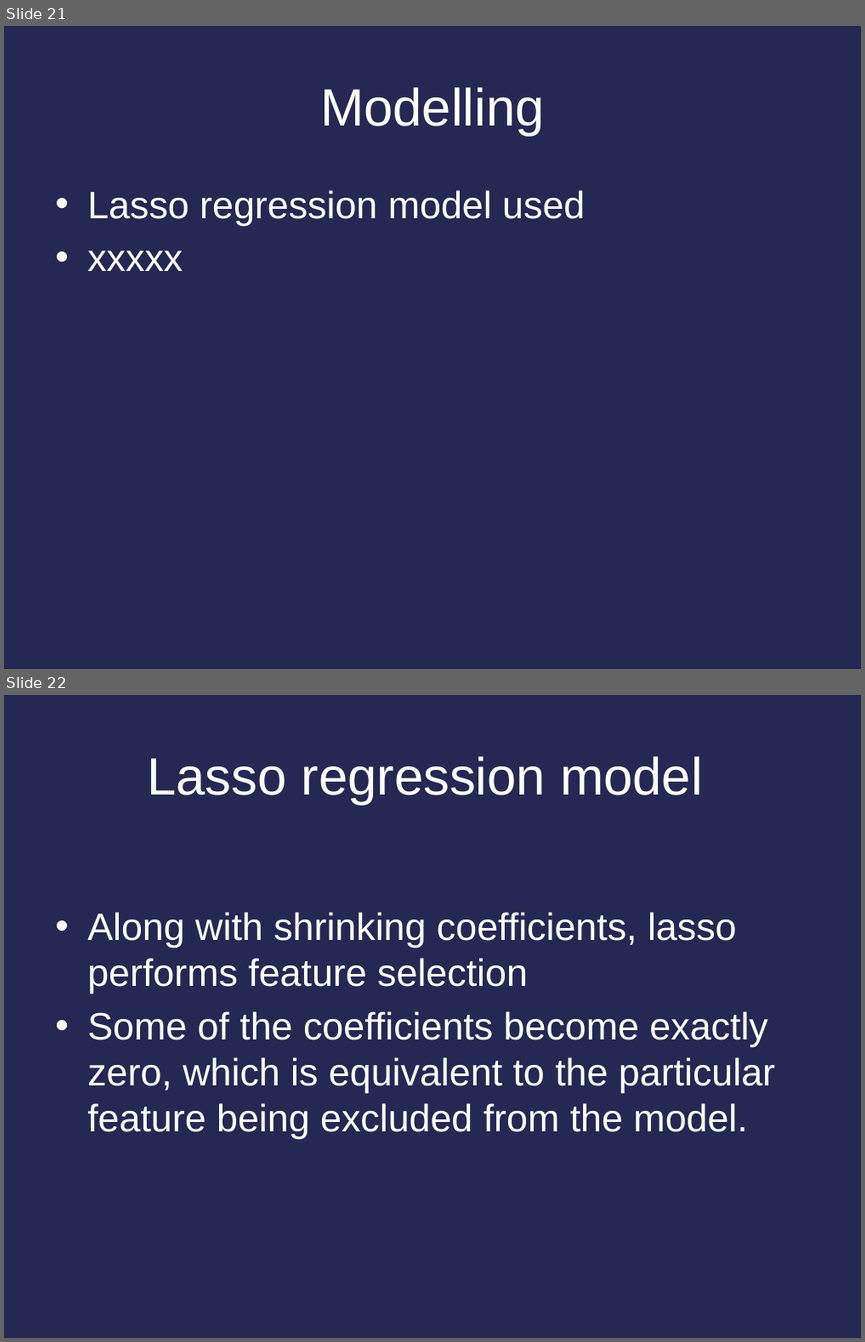
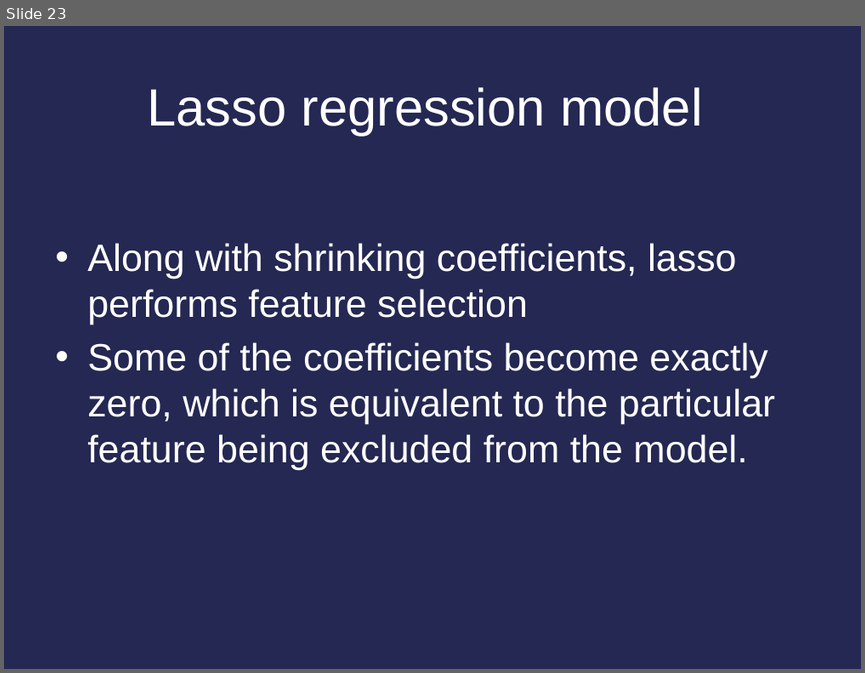
Before and after one commit to cfrandall2/CarolynProject, a slide deck: Carolyn_Randall_DSProject.pptx. Shown one above the other, each under a label of ours: slides 21 and 22 before the commit, slide 23 after it. The pictures are 865x1342 and 865x673 pixels, drawn with LibreOffice and Linux fonts; fonts in the diff are those of the drawing. Boxes give left, top, right and bottom in pixels: in the first picture for what was removed or moved away, otherwise in the second. Text is boxed around its words. In the diff, an @@ line names an element or a change of style, - is before the commit and + after.

```diff
--- a/Carolyn_Randall_DSProject.pptx
+++ b/Carolyn_Randall_DSProject.pptx
@@ slide 21 removed at box(4, 26, 861, 669), background #242852 @@
@@ title removed at box(320, 87, 545, 136) @@
-Modelling
@@ text removed at box(87, 190, 585, 271) @@
-• Lasso regression model used
-• xxxxx
@@ what was slide 22 is now slide 23 @@
```
Also in this commit, not shown: 39 slides changed, 2 slides added.
